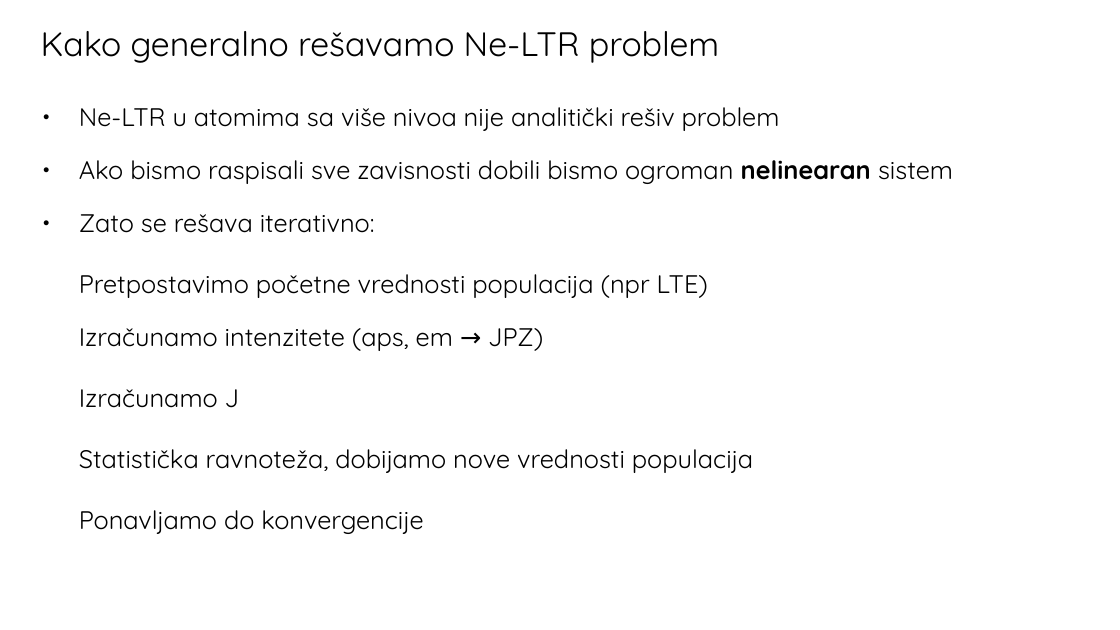
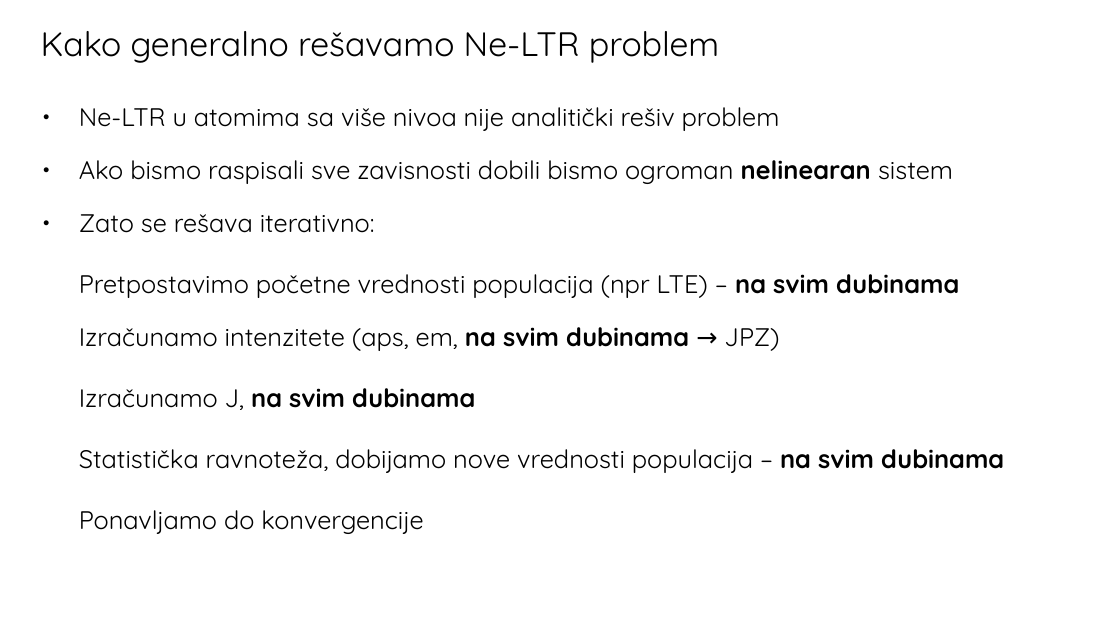
Before and after one commit to ivanzmilic/TZS_matf, a slide deck: slide 9 of Predavanja/Predavanje_12_Statisticka_Ravnoteza_Zakljucci.odp. Drawn at 1120x630 pixels with LibreOffice and Linux fonts; fonts in the diff are those of the drawing. Boxes give left, top, right and bottom in pixels: in the first picture for what was removed or moved away, otherwise in the second. Text is boxed around its words. In the diff, an @@ line names an element or a change of style, - is before the commit and + after.

```diff
--- a/Predavanja/Predavanje_12_Statisticka_Ravnoteza_Zakljucci.odp
+++ b/Predavanja/Predavanje_12_Statisticka_Ravnoteza_Zakljucci.odp
@@ text at (79,214,1004,534): text changed @@
-● Zato se rešava iterativno:
-  Pretpostavimo početne vrednosti populacija (npr LTE)
-Izračunamo intenzitete (aps, em → JPZ)
-Izračunamo J
-Statistička ravnoteža, dobijamo nove vrednosti populacija
-Ponavljamo do konvergencije
+● Zato se rešava iterativno:
+  Pretpostavimo početne vrednosti populacija (npr LTE) – na svim dubinama
+Izračunamo intenzitete (aps, em, na svim dubinama → JPZ)
+Izračunamo J, na svim dubinama
+Statistička ravnoteža, dobijamo nove vrednosti populacija – na svim dubinama
+Ponavljamo do konvergencije
```
Also in this commit, not shown: 2 other slides changed, 10 slides added.
